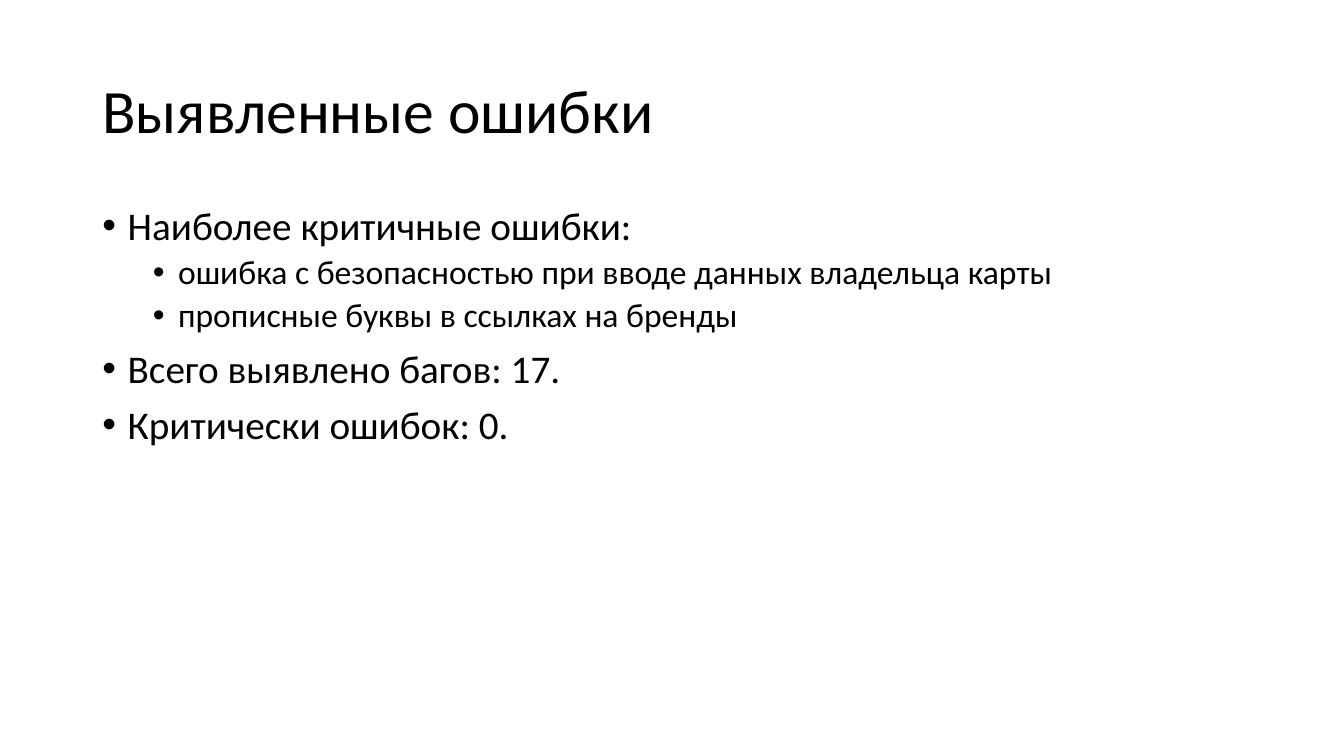
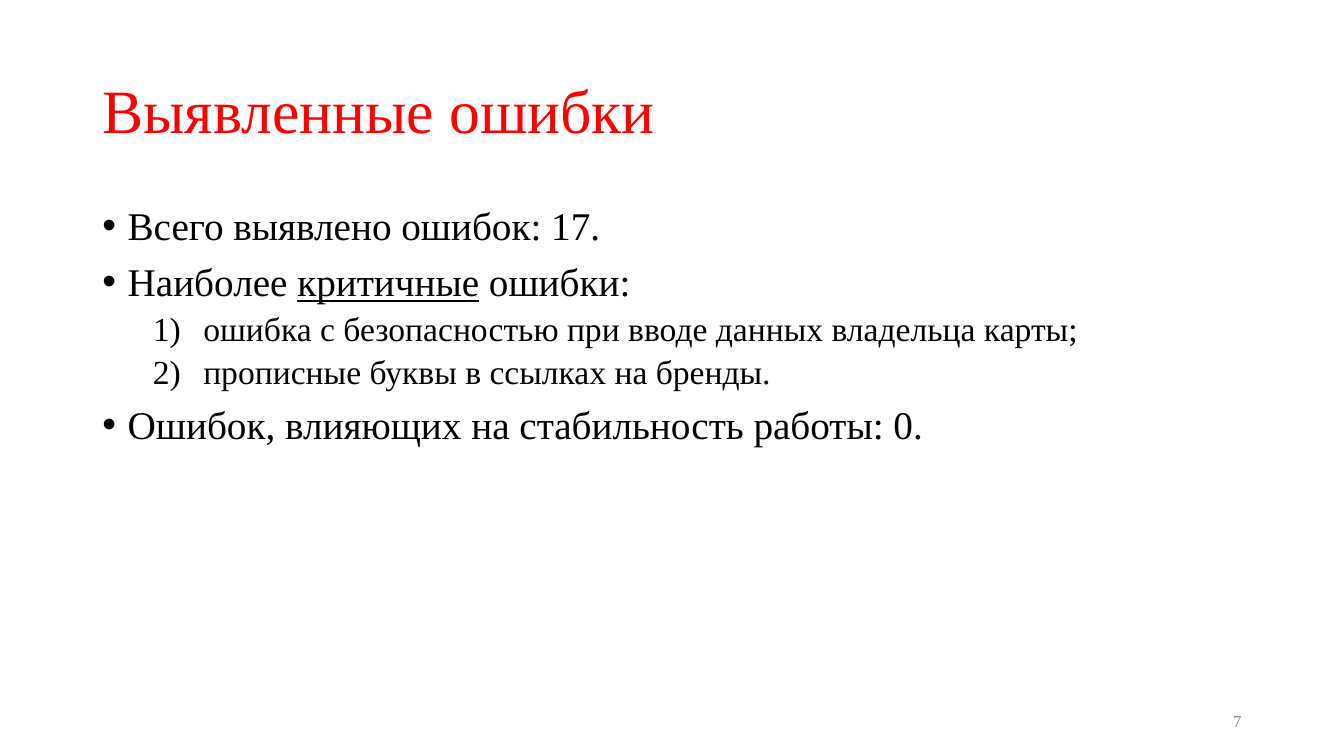
Before and after one commit to Sarnavskiy-Alexey/QA312-diploma, a slide deck: slide 7 of docs/Презентация к диплому.pptx. Drawn at 1344x756 pixels with LibreOffice and Linux fonts; fonts in the diff are those of the drawing. Boxes give left, top, right and bottom in pixels: in the first picture for what was removed or moved away, otherwise in the second. Text is boxed around its words. In the diff, an @@ line names an element or a change of style, - is before the commit and + after.

```diff
--- a/docs/Презентация к диплому.pptx
+++ b/docs/Презентация к диплому.pptx
@@ title "Выявленные ошибки" at [102,89,654,134]: font Calibri to Times New Roman, text colour #000000 to #FF0000 @@
@@ text at [128,212,600,241]: paragraph added @@
+• Всего выявлено ошибок: 17.
@@ text at [128,268,630,304]: font Calibri to Times New Roman in "Наиболее критичные ошибки:"; underline on in "критичные" @@
@@ text at [128,317,1078,446]: text changed; font Calibri to Times New Roman @@
-  • ошибка с безопасностью при вводе данных владельца карты
-  • прописные буквы в ссылках на бренды
-• Всего выявлено багов: 17.
-• Критически ошибок: 0.
+  1) ошибка с безопасностью при вводе данных владельца карты;
+  2) прописные буквы в ссылках на бренды.
+• Ошибок, влияющих на стабильность работы: 0.
@@ page number added at [1233,716,1241,727], 12 pt, text #8C8C8C @@
+7
```
Also in this commit, not shown: 9 other slides changed, 2 other files.
